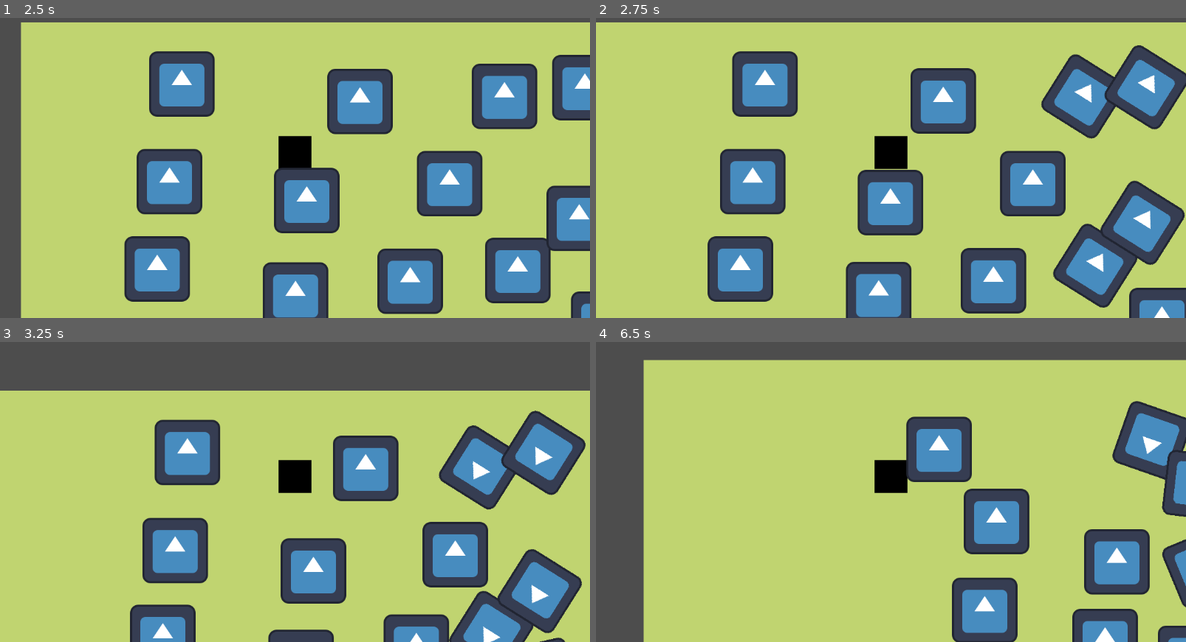
Above: before the commit, frames 1-4 (two rows, left to right).
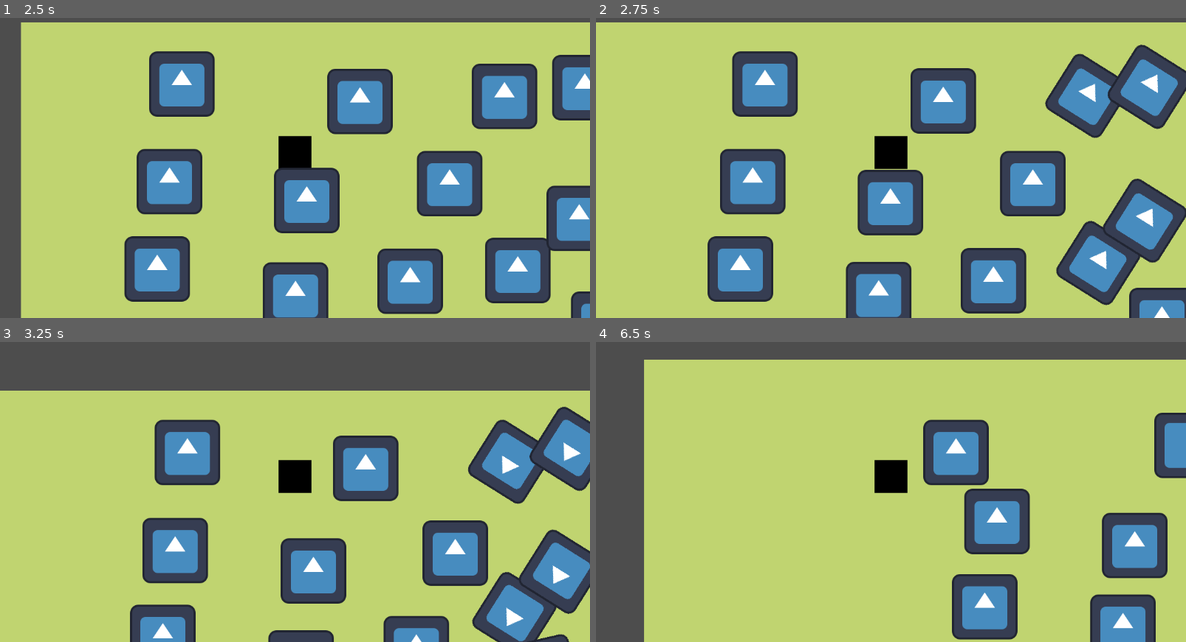
Above: after the commit, the same moments.

Repository: matulai/videojuego-rival-tactics
Game: Godot game, scene res://scenes/main.tscn
The game is run twice, just before and just after one commit, with the same random seed, the same clock (stepped at 60 frames per second) and the same inputs. The engine's default icon, where the game draws it, is replaced by a stand-in: a white triangle on a blue panel in a dark square.
Inputs:
- Up to frame 1 (2.5 s): tap Enter at 0.5 s; hold Right (ui_right) 0.53-1.28 s; tap X (Attack) at 0.6, 1.35, 2.1 s; hold Down (ui_down) 1.28-2.03 s; hold Right (ui_right) from 2.03 s (still down)
- Up to frame 2 (2.75 s): keep holding Right (ui_right)
- Up to frame 3 (3.25 s): release Right (ui_right) at 2.78 s; hold Up (ui_up) from 2.78 s (still down); tap X (Attack) at 2.85 s
- Up to frame 4 (6.5 s): release Up (ui_up) at 3.53 s; hold Left (ui_left) 3.53-5.03 s; tap X (Attack) every 0.75 s from 3.6 to 5.85 s; hold Down (ui_down) 5.03-5.78 s; hold Right (ui_right) from 5.78 s (still down)

Frame 1 is identical in both runs. In frame 2, 3.2% of the frame differs, in the area x 75-100%, y 8-97%; in frame 3, 9.9%; in frame 4, 12%, in the area x 8-100%, y 5-100%.

Commit message:
Separacion en layers y mask

Diff:
--- a/boss_rival_tactics/characters/Character.gd
+++ b/boss_rival_tactics/characters/Character.gd
@@ -16,6 +16,10 @@
 
 func _ready() -> void:
 	set_motion_mode(1)
+	if isTeamOne:
+		collision_layer = 1
+	else:
+		collision_layer = 2
 
 func _physics_process(_delta: float) -> void:
 	move_and_slide()
@@ -24,13 +28,9 @@
 	move_direction = move_direction.normalized()
 	velocity = move_direction * speed
 
-######################################################
-
 func take_damage(amount, dir, force) -> void:
 	self.hp -= amount
-	if (hp > 0):
-		velocity += dir * force
-	else:
+	if (hp <= 0):
 		remove()
 
 func remove() -> void:
--- a/boss_rival_tactics/characters/Character.tscn
+++ b/boss_rival_tactics/characters/Character.tscn
@@ -4,6 +4,7 @@
 [ext_resource type="Script" path="res://characters/AbstractStateMachine.gd" id="2_kge8e"]
 
 [node name="Character" type="CharacterBody2D"]
+collision_mask = 3
 safe_margin = 5.0
 script = ExtResource("1_mligb")
 
--- a/boss_rival_tactics/characters/TroopUnit.gd
+++ b/boss_rival_tactics/characters/TroopUnit.gd
@@ -1,8 +1,8 @@
 extends Character
 class_name TroopUnit
 
+@onready var path_timer: Timer = get_node("PathTimer")
 @onready var navigation_agent: NavigationAgent2D = get_node("NavigationAgent2D")
-@onready var path_timer: Timer = get_node("PathTimer")
 
 @export var damage: int = 1
 @export var knockback_force: int = 300
@@ -17,22 +17,21 @@
 func _get_path_to_enemy() ->void:
 	navigation_agent.target_position = target.position
 
+func get_closest_node(nodes: Array) -> Node:
+	var closest_node: Node = null
+	var min_distance: float = INF
+
+	for node in nodes:
+		if node and node is Node2D:  # Me aseguro de que el nodo es un Node2D
+			var distance = global_position.distance_to(node.global_position)
+			if distance < min_distance:
+				min_distance = distance
+				closest_node = node
+	return closest_node
+
 func _on_path_timer_timeout() -> void:
-#	Verifico si el player esta en memoria, si no esta es que fue eliminado y busco otro.
 	if is_instance_valid(target):
 		target = get_closest_node(GLOBAL.get_unit_enemies(isTeamOne))
 		_get_path_to_enemy()
 	else:
 		target = get_closest_node(GLOBAL.get_unit_enemies(isTeamOne))
-
-func get_closest_node(nodes: Array) -> Node:
-	var closest_node: Node = null
-	var min_distance: float = INF
-
-	for node in nodes:
-		if node and node is Node2D:  # Asegúrate de que el nodo es un Node2D
-			var distance = global_position.distance_to(node.global_position)
-			if distance < min_distance:
-				min_distance = distance
-				closest_node = node
-	return closest_node
